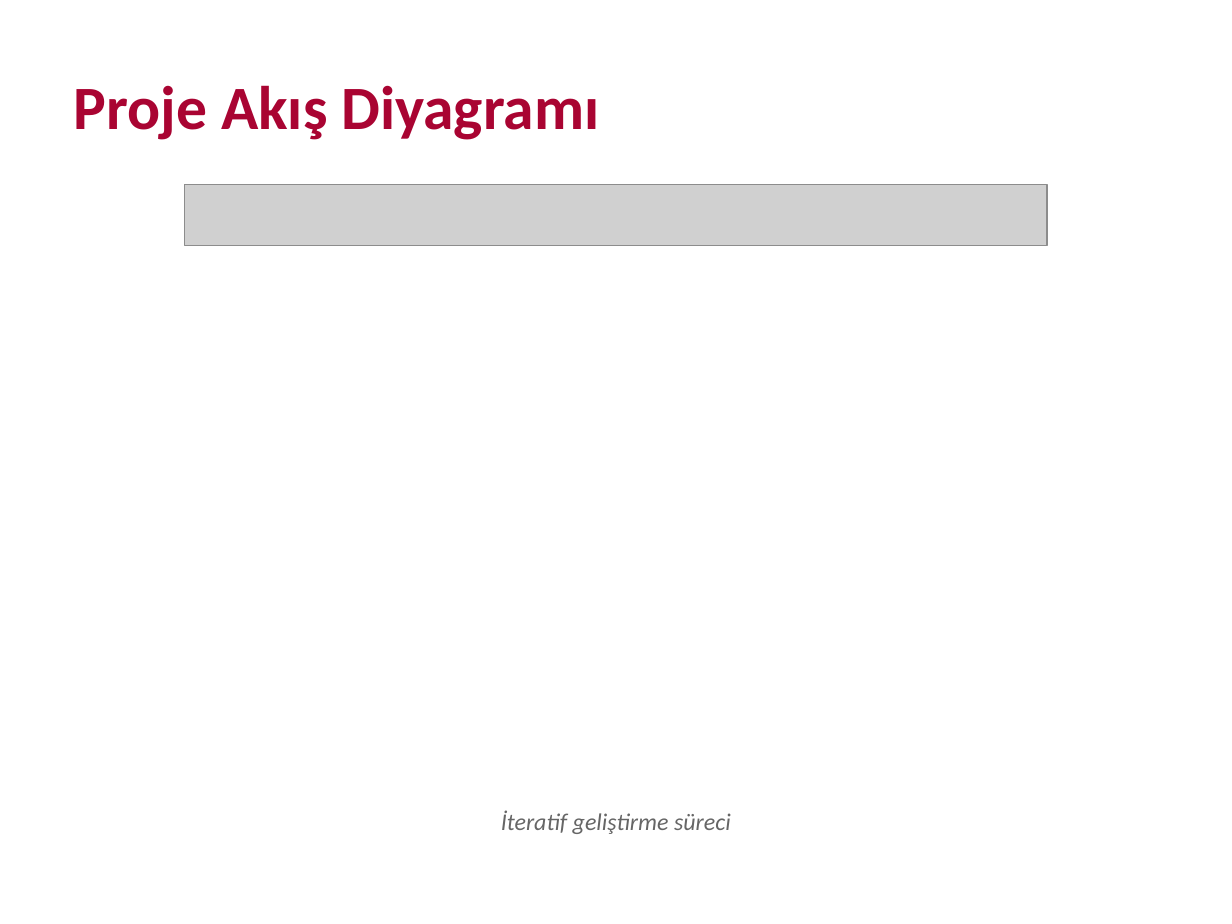
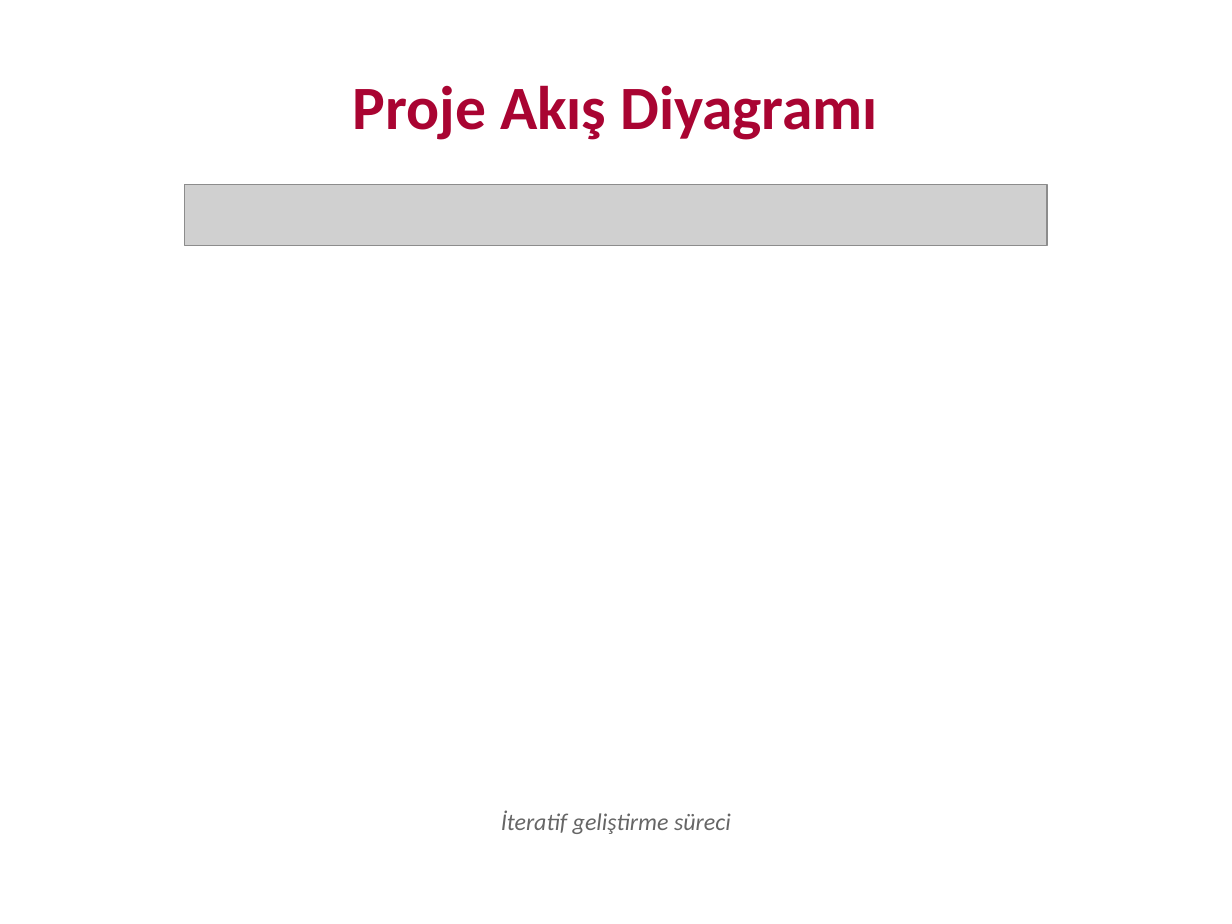
Before and after one commit to hamzayakar/GsuNET, a slide deck: slide 18 of yeni_sunum/GSUNET_Final_Presentation.pptx. Drawn at 1232x924 pixels with LibreOffice and Linux fonts; fonts in the diff are those of the drawing; grey boxes stand for pictures. Boxes give left, top, right and bottom in pixels: in the first picture for what was removed or moved away, otherwise in the second. Text is boxed around its words. In the diff, an @@ line names an element or a change of style, - is before the commit and + after.

```diff
--- a/yeni_sunum/GSUNET_Final_Presentation.pptx
+++ b/yeni_sunum/GSUNET_Final_Presentation.pptx
@@ text "Proje Akış Diyagramı": place and size @@
-text "Proje Akış Diyagramı" at <box>74,85,600,140</box>
+text "Proje Akış Diyagramı" at <box>352,85,878,140</box>
```
Also in this commit, not shown: 11 other slides changed.
